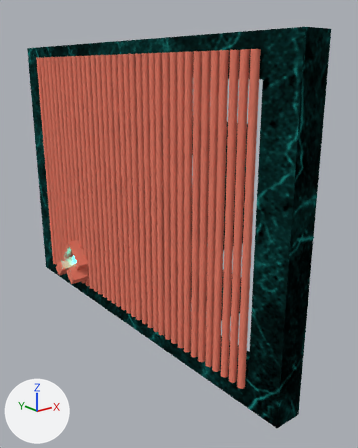
An edit to the Blender file public/img/Tiles/level_1.blend, drawn before and after from the same camera.
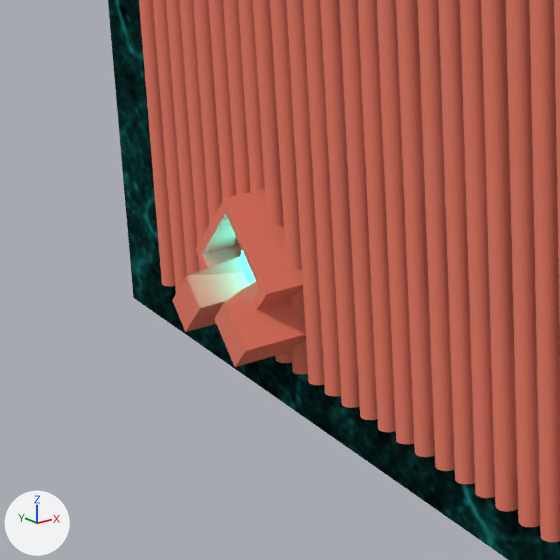
Each version is shown whole from a 50 mm camera at (-0.841, -3.026, 2.324) aimed at (0.078, -1.876, 1.864), then close up on the part from 4% to 43% of the width and 43% to 74% of the height. The axes (+X, +Y, +Z) are drawn at lower left. The lights are the same throughout.

Objects in the first close-up: 'Куб', 'Сфера.001', 'Цилиндр.002', 'Цилиндр.003', 'Цилиндр.004', 'Цилиндр.005', 'Цилиндр.006', 'Цилиндр.007'.
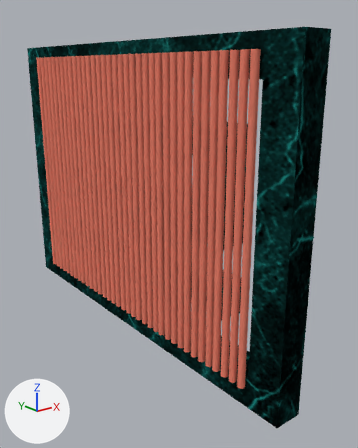
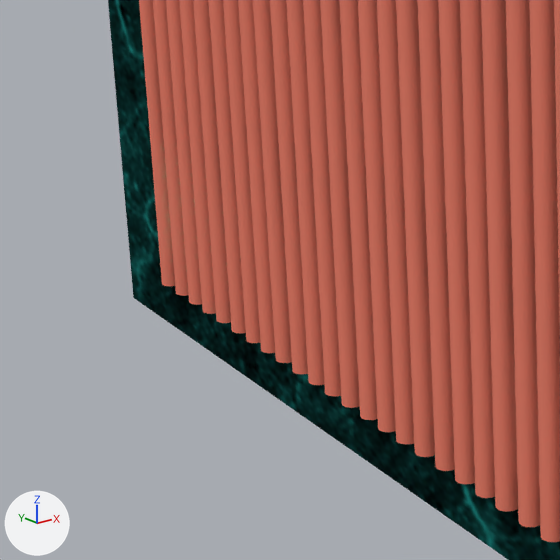
What differs and where, as boxes (x1, y1, x2, y2) in the close-ups (560 x 560 px):
'Сфера.001', hidden (red)
    before: (172, 189, 306, 367)

The change in detail:
Object 'Сфера.001' (ob_сфера_001) is now hidden.
